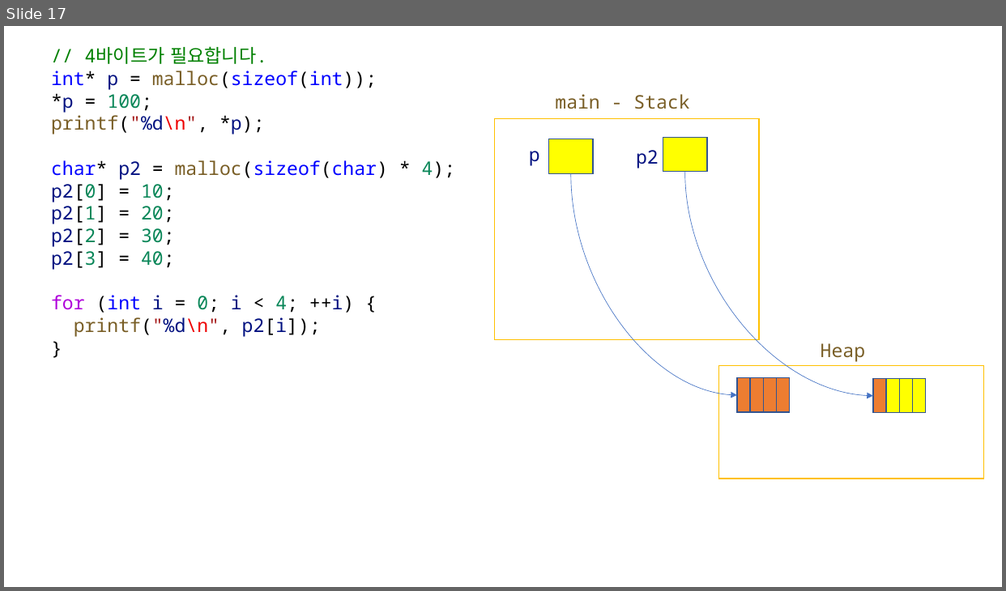
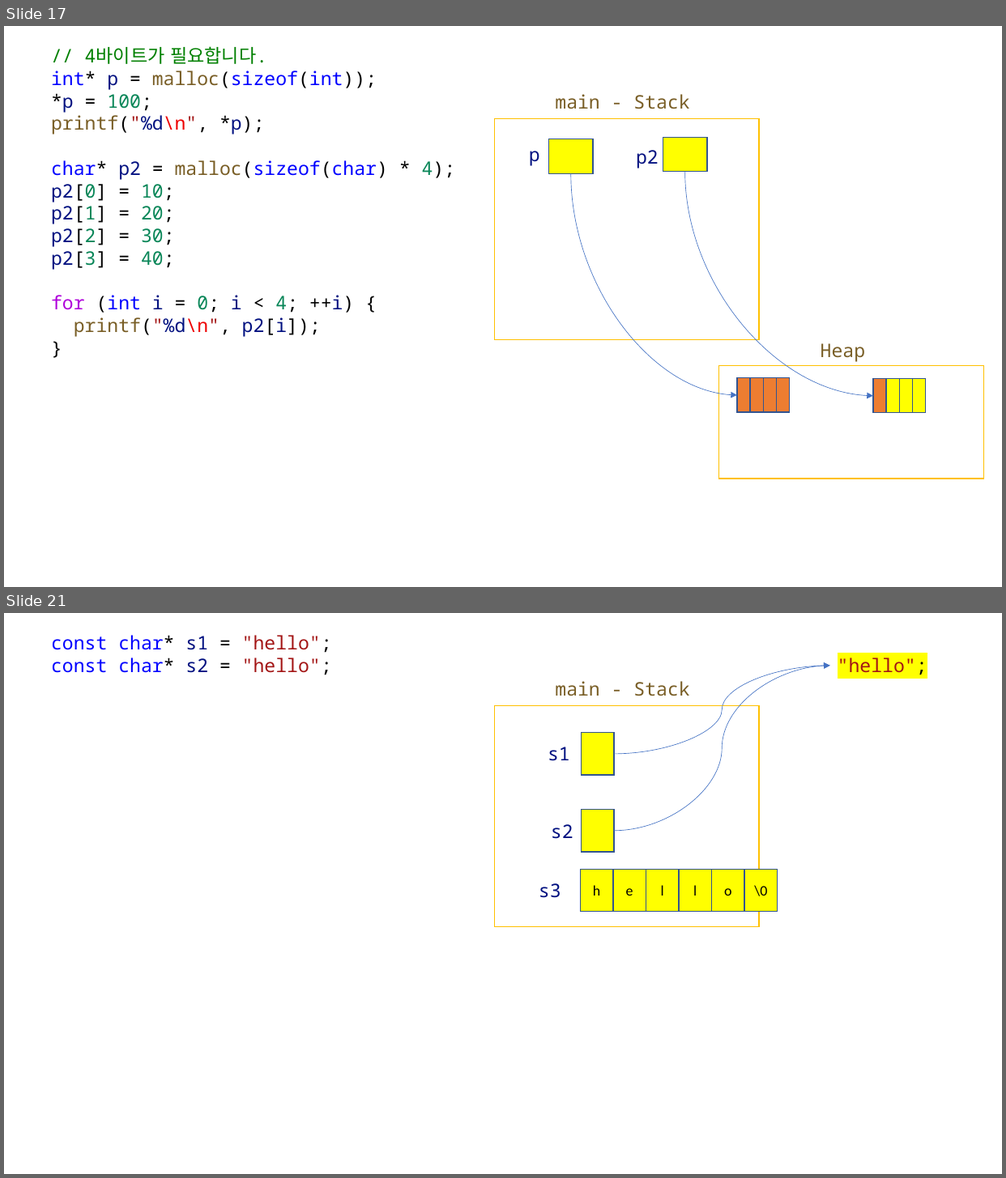
Before and after one commit to yoonichul/hyundai_20220510, a slide deck: 220512.pptx. Shown one above the other, each under a label of ours: slide 17 before the commit, slides 17 and 21 after it; the slides between them are not shown. The pictures are 1006x591 and 1006x1178 pixels, drawn with LibreOffice and Linux fonts; fonts in the diff are those of the drawing. Boxes give left, top, right and bottom in pixels: in the first picture for what was removed or moved away, otherwise in the second. Text is boxed around its words. In the diff, an @@ line names an element or a change of style, - is before the commit and + after.

```diff
--- a/220512.pptx
+++ b/220512.pptx
@@ slide 21 added at (4, 613, 1002, 1174), background #FFFFFF @@
@@ text added at (51, 635, 332, 675), 18 pt, text #0000FF @@
+const char* s1 = "hello";
+const char* s2 = "hello";
@@ text added at (837, 658, 927, 675), 18 pt, text #A31515 @@
+"hello";
@@ text added at (555, 681, 689, 696), 18 pt, text #795E26 @@
+main - Stack
@@ curved arrow added from (614, 831) to (830, 666), #4472C4 0.5 pt @@
@@ curved arrow added from (614, 754) to (830, 666), #4472C4 0.5 pt @@
@@ rectangle added at (494, 706, 760, 927), outline #FFC000 1 pt @@
@@ rectangle added at (582, 733, 614, 776), fill #FFFF00, outline #325491 1 pt @@
@@ text added at (548, 747, 570, 761), 18 pt, text #001080 @@
+s1
@@ text added at (551, 824, 573, 839), 18 pt, text #001080 @@
+s2
@@ rectangle added at (582, 810, 614, 853), fill #FFFF00, outline #325491 1 pt @@
@@ rectangle added at (581, 869, 613, 912), fill #FFFF00, outline #325491 1 pt, 14 pt, text #000000 @@
+h
@@ rectangle added at (613, 869, 646, 912), fill #FFFF00, outline #325491 1 pt, 14 pt, text #000000 @@
+e
@@ rectangle added at (646, 869, 680, 912), fill #FFFF00, outline #325491 1 pt, 14 pt, text #000000 @@
+l
@@ rectangle added at (679, 869, 711, 912), fill #FFFF00, outline #325491 1 pt, 14 pt, text #000000 @@
+l
@@ rectangle added at (711, 869, 744, 912), fill #FFFF00, outline #325491 1 pt, 14 pt, text #000000 @@
+o
@@ rectangle added at (744, 869, 778, 912), fill #FFFF00, outline #325491 1 pt, 14 pt, text #000000 @@
+\0
@@ text added at (539, 884, 561, 898), 18 pt, text #001080 @@
+s3
```
Also in this commit, not shown: 2 slides changed, 1 other slide added, 1 other file.
